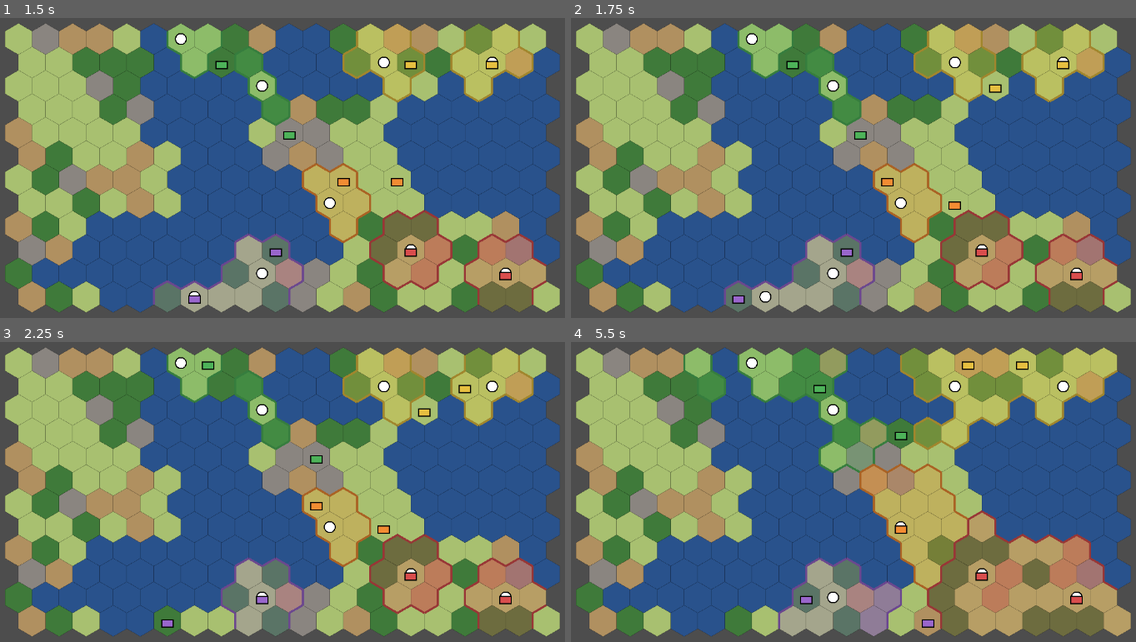
Above: before the commit, frames 1-4 (two rows, left to right).
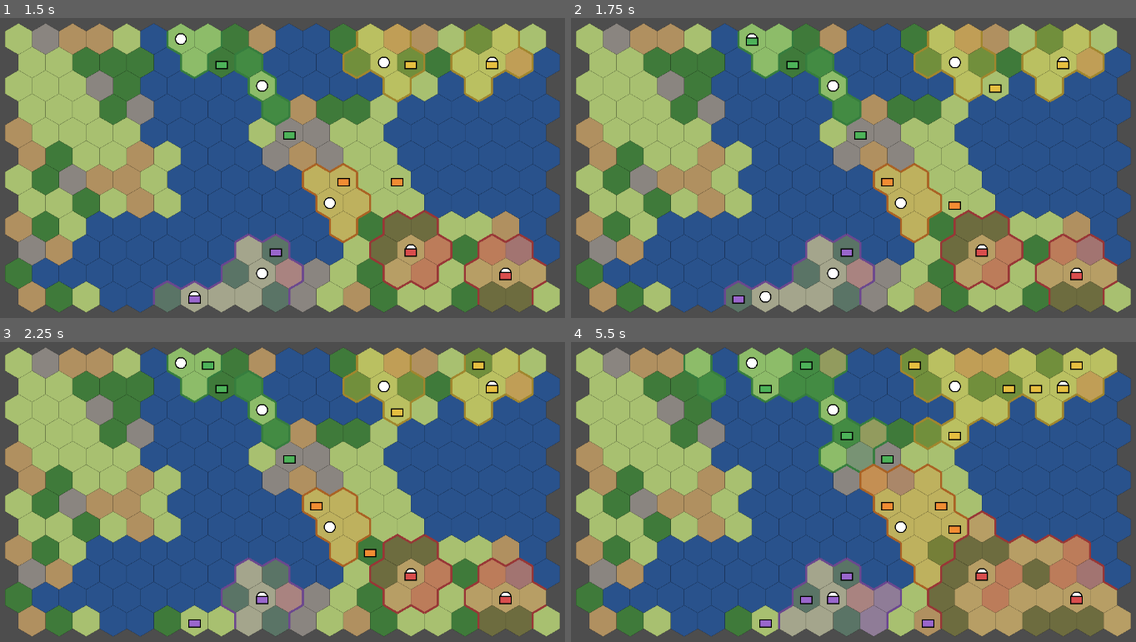
Above: after the commit, the same moments.

Repository: dwaite498/fault-lines-the-gift
Game: Godot game, scene res://scenes/main.tscn
Same seed, same stepped clock (60 frames per second), same inputs: the game is played once before the commit and once after it.
Inputs (mouse positions are in pixels of both pictures, inside the frame that each line leads up to):
- Up to frame 1 (1.5 s): tap Enter at 0.5 s; move the mouse to (474, 183) at 0.52 s; hold D 0.53-1.28 s; tap R at 0.6 s; click (474, 183) at 0.67 s; tap Space at 0.77, 0.8, 1.07, 1.35 s; move the mouse to (192, 219) at 1.27 s
- Up to frame 2 (1.75 s): tap Space at 1.52 s; tap R at 1.55 s
- Up to frame 3 (2.25 s): tap Space at 1.82 s; move the mouse to (389, 441) at 2.02 s; hold D from 2.03 s (still down); tap R at 2.1 s
- Up to frame 4 (5.5 s): tap Space at 2.3, 2.75, 3.02, 3.32, 3.77, 3.8, 4.07, 4.35, 4.52, 4.82, 5.3 s; move the mouse to (864, 600) at 2.77 s; tap F at 2.85 s; click (864, 600) at 2.92 s; tap R at 3.05, 3.6, 4.55, 5.1 s; move the mouse to (1096, 582) at 3.52 s; release D at 3.53 s; move the mouse to (695, 468) at 4.27 s; move the mouse to (932, 525) at 5.02 s; click (932, 525) at 5.17 s

Frame 1 is identical in both runs. In frame 2, less than 0.1% of the frame differs, in the area x 30-34%, y 6-10%; in frame 3, 0.8%; in frame 4, 1.4%, in the area x 33-91%, y 6-96%.

Commit message:
Add nation resources, city income, and recruiting (Task 12)

Diff:
--- /dev/null
+++ b/data/resources_config.json
@@ -0,0 +1,11 @@
+{
+	"start_stock": {"cash": 0, "influence": 0, "operations": 0, "manpower": 0, "capacity": 0},
+	"cash_per_pop": 0.5,
+	"manpower_per_pop": 0.2,
+	"capacity_per_infra": 0.5,
+	"influence_per_turn": 1,
+	"operations_per_turn": 1,
+	"recruit_cost": {"manpower": 20, "capacity": 15},
+	"recruit_template": "infantry",
+	"ai_recruit_chance": 0.3
+}
--- a/scripts/combat/division_roster.gd
+++ b/scripts/combat/division_roster.gd
@@ -28,6 +28,16 @@
 	for city in hex_map.cities:
 		divisions.append(Division.from_template(divisions.size(), city.nation,
 				city.cell, templates[template_name]))
+
+
+## Adds one new division of template_name on hex with a fresh id.
+func spawn_division(nation: int, hex: Vector2i, template_name := "infantry") -> Division:
+	var next_id := 0
+	for d in divisions:
+		next_id = maxi(next_id, d.id + 1)
+	var d := Division.from_template(next_id, nation, hex, templates[template_name])
+	divisions.append(d)
+	return d
 
 
 func division_at(hex: Vector2i) -> Division:
--- a/scripts/main.gd
+++ b/scripts/main.gd
@@ -2,7 +2,7 @@
 ## Entry scene. Builds the map and divisions from data/ configs and shows them.
 ## Controls: click your division to select it, then click an adjacent land hex to
 ## move or an adjacent enemy to attack. F fortifies. Space ends the turn (the AI
-## nations act first). Debug: D removes the newest city.
+## nations act first). With your city panel open, R recruits infantry. Debug: D removes the newest city.
 
 const GAME_TITLE := "Fault Lines: The Gift"
 const MAP_CONFIG_PATH := "res://data/map_config.json"
@@ -12,6 +12,7 @@
 var _view: MapView
 var _panel: UnitPanel
 var _city_panel: CityPanel
+var _economy: NationEconomy
 ## The city shown in the city panel, or {} when closed.
 var _city: Dictionary = {}
 
@@ -23,12 +24,15 @@
 	_view.roster = DivisionRoster.new()
 	_view.roster.spawn_at_cities(_view.hex_map)
 	add_child(_view)
+	_economy = NationEconomy.new()
+	_economy.setup(_view.hex_map)
 	_panel = UnitPanel.new()
 	_panel.max_fortify = int(_view.roster.combat.max_fortify)
 	add_child(_panel)
 	_city_panel = CityPanel.new()
 	_city_panel.growth_per_turn = int(_view.hex_map.city_rules.growth_per_turn)
 	_city_panel.max_population = int(_view.hex_map.city_rules.max_population)
+	_city_panel.economy = _economy
 	add_child(_city_panel)
 
 
@@ -43,9 +47,18 @@
 	var roster := _view.roster
 	if key.keycode == KEY_SPACE:
 		roster.run_ai(PLAYER_NATION, _view.hex_map)
+		_economy.run_ai(PLAYER_NATION, _view.hex_map, roster)
 		roster.end_turn()
 		_view.hex_map.grow_cities()
+		_economy.end_turn(_view.hex_map, roster)
 		print("Turn ended")
+	elif key.keycode == KEY_R and not _city.is_empty() and _city.nation == PLAYER_NATION:
+		var reason := _economy.recruit_block_reason(_city, PLAYER_NATION, roster)
+		if reason == "":
+			_economy.recruit(_city, PLAYER_NATION, roster)
+			print("Recruiting at city %d; arrives next turn" % _city.id)
+		else:
+			print("Cannot recruit: ", reason)
 	elif key.keycode == KEY_F and _view.selected:
 		roster.fortify(_view.selected)
 	elif key.keycode == KEY_D and OS.is_debug_build():
--- /dev/null
+++ b/scripts/nations/nation_economy.gd
@@ -0,0 +1,113 @@
+class_name NationEconomy
+extends RefCounted
+## Per-nation resource stocks, per-turn city income, and pending recruits.
+## All numbers come from data/resources_config.json.
+
+const CONFIG_PATH := "res://data/resources_config.json"
+const RESOURCES: Array[String] = ["cash", "influence", "operations", "manpower", "capacity"]
+
+var config: Dictionary = {}
+## nation index -> {"cash": float, "influence": ..., ...}
+var stocks: Dictionary = {}
+## city id -> nation that paid for the recruit. One pending recruit per city.
+var pending: Dictionary = {}
+
+
+func _init(path := CONFIG_PATH) -> void:
+	config = JSON.parse_string(FileAccess.get_file_as_string(path))
+
+
+func setup(hex_map: HexMap) -> void:
+	stocks.clear()
+	pending.clear()
+	for nation in hex_map.nations:
+		stocks[nation] = {}
+		for r in RESOURCES:
+			stocks[nation][r] = float(config.start_stock.get(r, 0))
+
+
+## Per-turn output of one city: {"cash", "manpower", "capacity"}.
+func city_income(city: Dictionary) -> Dictionary:
+	return {
+		"cash": float(city.population) * float(config.cash_per_pop),
+		"manpower": float(city.population) * float(config.manpower_per_pop),
+		"capacity": float(city.infrastructure) * float(config.capacity_per_infra),
+	}
+
+
+## Adds city income plus the flat influence and operations to every living nation.
+func collect_income(hex_map: HexMap) -> void:
+	for nation in hex_map.nations:
+		var s: Dictionary = stocks[nation]
+		s.influence += float(config.influence_per_turn)
+		s.operations += float(config.operations_per_turn)
+	for city in hex_map.cities:
+		if not hex_map.nations.has(city.nation):
+			continue
+		var income := city_income(city)
+		for r in income:
+			stocks[city.nation][r] += income[r]
+
+
+## Why the city cannot recruit for nation, or "" if it can.
+func recruit_block_reason(city: Dictionary, nation: int, roster: DivisionRoster) -> String:
+	if city.is_empty() or city.nation != nation:
+		return "not your city"
+	if pending.has(city.id):
+		return "already recruiting"
+	if roster.division_at(city.cell) != null:
+		return "city hex occupied"
+	var s: Dictionary = stocks[nation]
+	for r in config.recruit_cost:
+		if s[r] < float(config.recruit_cost[r]):
+			return "not enough " + r
+	return ""
+
+
+## Pays the cost and queues a division for next turn. Returns false if blocked.
+func recruit(city: Dictionary, nation: int, roster: DivisionRoster) -> bool:
+	if recruit_block_reason(city, nation, roster) != "":
+		return false
+	_pay(nation, -1.0)
+	pending[city.id] = nation
+	return true
+
+
+func _pay(nation: int, direction: float) -> void:
+	if not stocks.has(nation):
+		return
+	for r in config.recruit_cost:
+		stocks[nation][r] += direction * float(config.recruit_cost[r])
+
+
+## Spawns pending recruits. If the city changed owner or its hex is occupied,
+## the recruit is cancelled and the cost refunded.
+func spawn_pending(hex_map: HexMap, roster: DivisionRoster) -> void:
+	var ids := pending.keys()
+	ids.sort()
+	for id in ids:
+		var nation: int = pending[id]
+		var city := {}
+		for c in hex_map.cities:
+			if c.id == id:
+				city = c
+		if city.is_empty() or city.nation != nation or roster.division_at(city.cell) != null:
+			_pay(nation, 1.0)
+		else:
+			roster.spawn_division(nation, city.cell, config.recruit_template)
+	pending.clear()
+
+
+## Each AI city that can recruit does so with ai_recruit_chance, using roster.rng.
+func run_ai(player_nation: int, hex_map: HexMap, roster: DivisionRoster) -> void:
+	for city in hex_map.cities:
+		if city.nation == player_nation or recruit_block_reason(city, city.nation, roster) != "":
+			continue
+		if roster.rng.randf() < float(config.ai_recruit_chance):
+			recruit(city, city.nation, roster)
+
+
+## End-of-turn economy step: income, then last turn's recruits appear.
+func end_turn(hex_map: HexMap, roster: DivisionRoster) -> void:
+	collect_income(hex_map)
+	spawn_pending(hex_map, roster)
--- a/scripts/ui/city_panel.gd
+++ b/scripts/ui/city_panel.gd
@@ -6,6 +6,7 @@
 var label := Label.new()
 var growth_per_turn := 1
 var max_population := 30
+var economy: NationEconomy
 
 
 func _init() -> void:
@@ -34,4 +35,10 @@
 	if city.has("rebuild_turns_left"):
 		label.text += "\nRebuilding: %d turns left (infra %.1f/%.1f)" % [
 				city.rebuild_turns_left, float(city.infrastructure), float(city.rebuild_target)]
+	if economy:
+		var income := economy.city_income(city)
+		label.text += "\nOutput/turn: cash +%.1f, manpower +%.1f, capacity +%.1f" % [
+				income.cash, income.manpower, income.capacity]
+		if economy.pending.has(city.id):
+			label.text += "\nRecruiting: infantry arrives next turn"
 	panel.size = label.get_minimum_size() + Vector2(16, 12)
Not shown, added: scripts/nations/nation_economy.gd.uid
